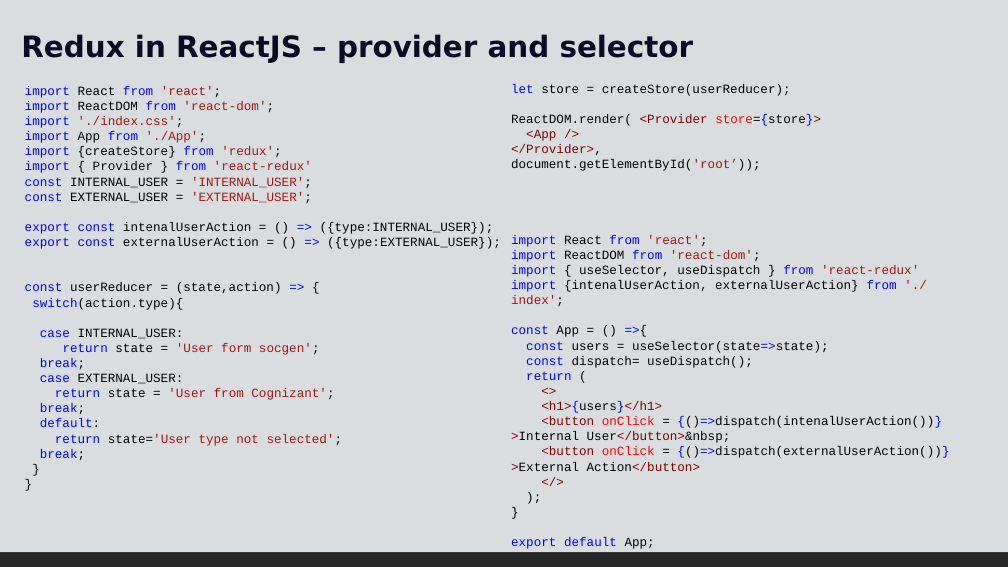
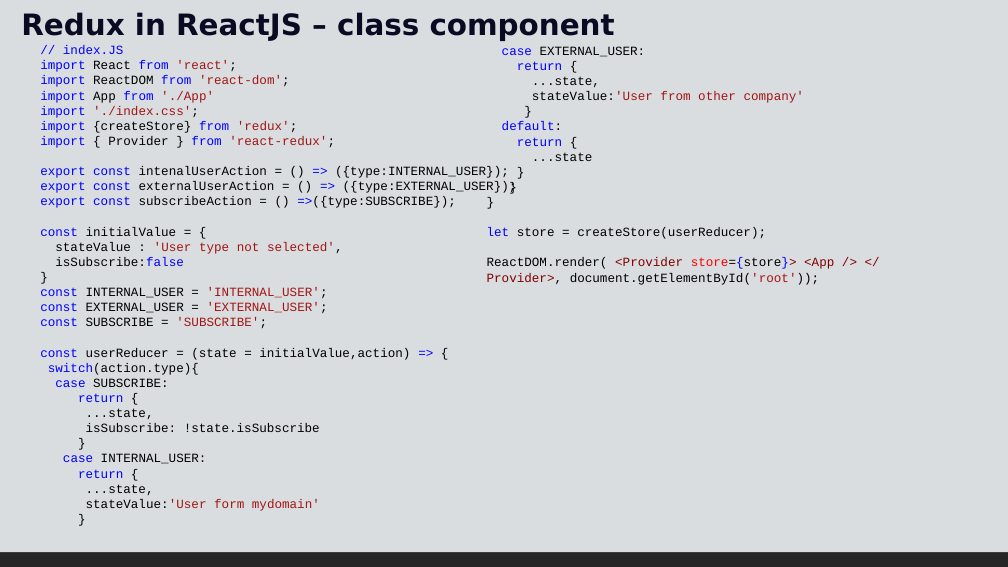
Before and after one commit to bharathi2k6/Learn_React, a slide deck: slide 9 of doc/React-5.pptx (slide 7 before the commit). Drawn at 1008x567 pixels with LibreOffice and Linux fonts; fonts in the diff are those of the drawing. Boxes give left, top, right and bottom in pixels: in the first picture for what was removed or moved away, otherwise in the second. Text is boxed around its words. In the diff, an @@ line names an element or a change of style, - is before the commit and + after.

Commit message:
all redux

```diff
--- a/doc/React-5.pptx
+++ b/doc/React-5.pptx
@@ text at [21,12,615,41]: text changed @@
-Redux in ReactJS – provider and selector
+Redux in ReactJS – class component
@@ text at [40,45,517,511]: paragraph removed @@
-}
@@ text "// index.JS": place and size @@
-text "// index.JS" at [25,86,501,460]
+text "// index.JS" at [40,45,517,511]
@@ text at [63,45,123,54]: paragraph added @@
+// index.JS
@@ text added at [487,46,834,285], 12 pt, text #000000 @@
+case EXTERNAL_USER:
+return {
+...state,
+stateValue:'User from other company'
+}
+default:
+return {
+...state
+}
+}
+}
+let store = createStore(userReducer);
+ReactDOM.render( <Provider store={store}> <App /> </Provider>, document.getElementById('root'));
@@ text removed at [511,84,949,549] @@
-let store = createStore(userReducer);
-ReactDOM.render( <Provider store={store}>
-<App />
-</Provider>,
-document.getElementById('root’));
-import React from 'react';
-import ReactDOM from 'react-dom';
-import { useSelector, useDispatch } from 'react-redux'
-import {intenalUserAction, externalUserAction} from './index';
-const App = () =>{
-const users = useSelector(state=>state);
-const dispatch= useDispatch();
-return (
-<>
-<h1>{users}</h1>
-<button onClick = {()=>dispatch(intenalUserAction())}>Internal User</button>&nbsp;
-<button onClick = {()=>dispatch(externalUserAction())}>External Action</button>
-</>
-);
-}
-export default App;
@@ text at [40,91,214,103]: paragraph added @@
+import App from './App'
@@ text at [25,131,206,143]: paragraph removed @@
-import App from './App';
@@ text at [40,136,517,266]: text changed; text colour #A31515 to #000000 @@
-import { Provider } from 'react-redux'
+import { Provider } from 'react-redux';
+export const intenalUserAction = () => ({type:INTERNAL_USER});
+export const externalUserAction = () => ({type:EXTERNAL_USER});
+export const subscribeAction = () =>({type:SUBSCRIBE});
+const initialValue = {
+stateValue : 'User type not selected',
+isSubscribe:false
+}
@@ text at [40,317,410,360]: text changed @@
-export const intenalUserAction = () => ({type:INTERNAL_USER});
-export const externalUserAction = () => ({type:EXTERNAL_USER});
-const userReducer = (state,action) => {
+const SUBSCRIBE = 'SUBSCRIBE';
+const userReducer = (state = initialValue,action) => {
@@ text at [55,378,320,432]: paragraphs added @@
+case SUBSCRIBE:
+return {
+...state,
+isSubscribe: !state.isSubscribe
+}
@@ text at [78,470,320,511]: text changed; text colour #A31515 to #000000 @@
-return state = 'User form socgen';
-break;
-case EXTERNAL_USER:
-return state = 'User from Cognizant';
-break;
-default:
-return state='User type not selected';
-break;
+return {
+...state,
+stateValue:'User form mydomain'
```
Also in this commit, not shown: 7 other slides changed, 4 slides added, 3 slides removed, 30 other files.
